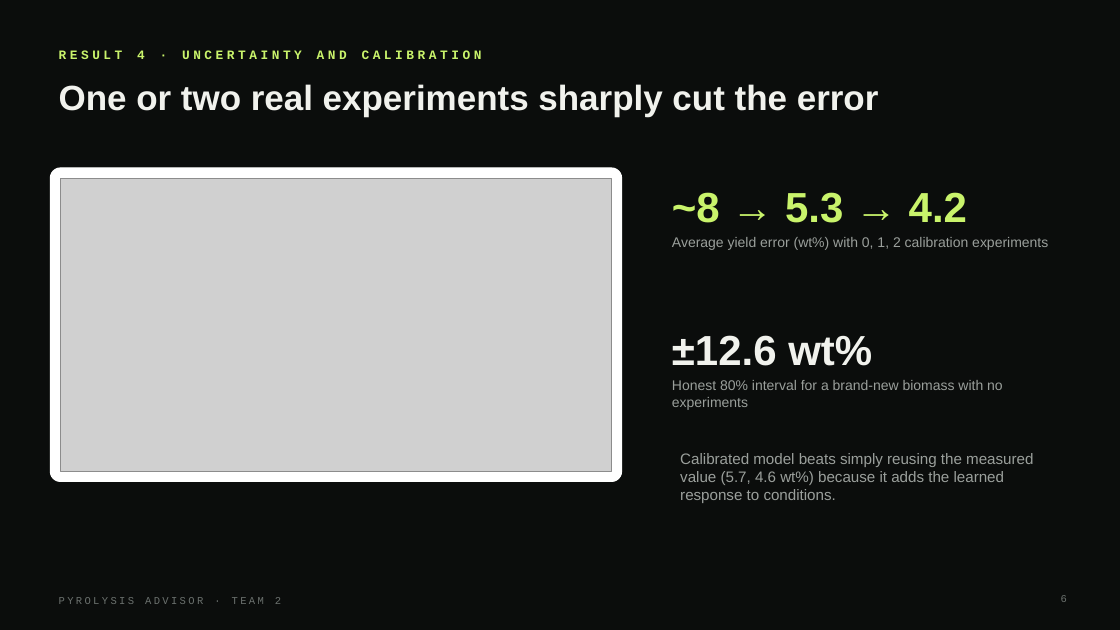
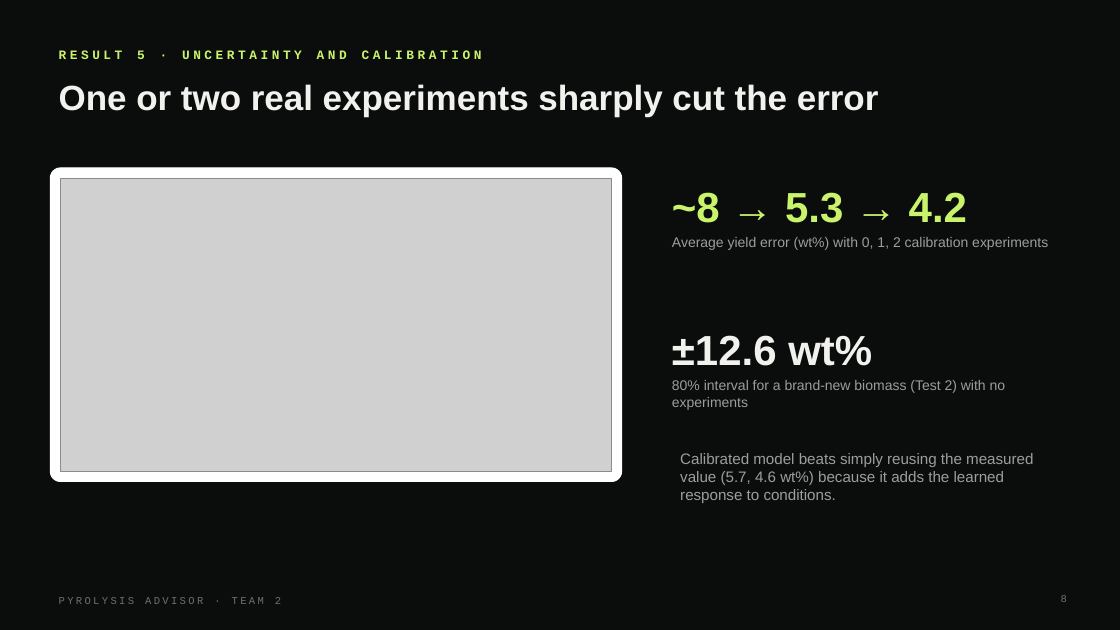
Before and after one commit to umasuthanpalaniappan/BioOil-Automation, a slide deck: slide 8 of pyrolysis_advisor/docs/Pyrolysis_Advisor_Results.pptx (slide 6 before the commit). Drawn at 1120x630 pixels with LibreOffice and Linux fonts; fonts in the diff are those of the drawing; grey boxes stand for pictures. Boxes give left, top, right and bottom in pixels: in the first picture for what was removed or moved away, otherwise in the second. Text is boxed around its words. In the diff, an @@ line names an element or a change of style, - is before the commit and + after.

```diff
--- a/pyrolysis_advisor/docs/Pyrolysis_Advisor_Results.pptx
+++ b/pyrolysis_advisor/docs/Pyrolysis_Advisor_Results.pptx
@@ text at box(59, 50, 482, 59): text changed @@
-RESULT 4 · UNCERTAINTY AND CALIBRATION
+RESULT 5 · UNCERTAINTY AND CALIBRATION
@@ text at box(672, 380, 1006, 410): text changed @@
-Honest 80% interval for a brand-new biomass with no experiments
+80% interval for a brand-new biomass (Test 2) with no experiments
```
Also in this commit, not shown: 9 other slides changed, 2 slides added, 17 other files.
